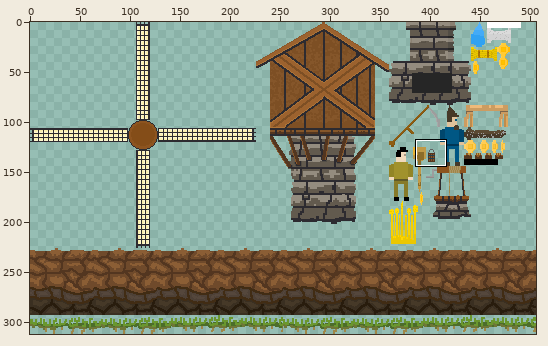
Sprite sheet, stored at assets/images/assets.png. Above: a wide view before the commit, with the close-up outlined.
Close-up. First the earlier version:
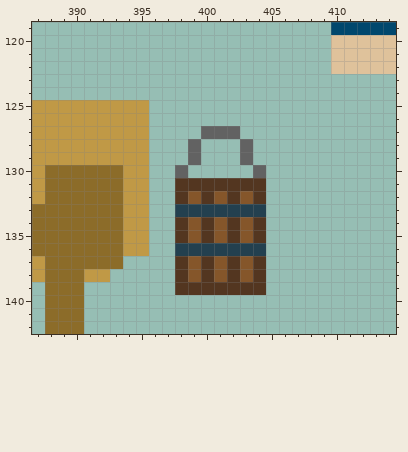
The file is 506x312 pixels. Colours within 5 levels of each other are drawn and written as one. Shown: x 387..414, y 119..142. The commit also changed other parts of the picture, which this record leaves out.
Now the later version:
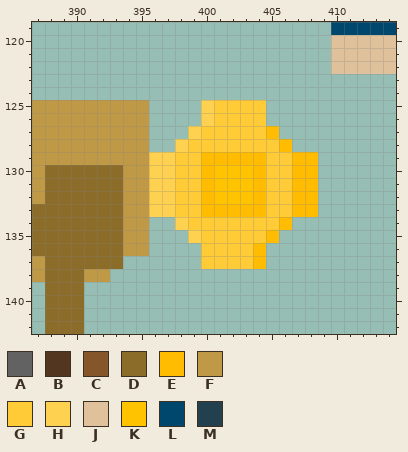
Palette (. is transparent): A #626262  B #533620  C #85562a  D #8c6c29  E #ffbc00  F #c09946  G #ffcb36  H #ffd150  J #dfc29b  K #ffc300  L #00476d  M #23404f
Diff:
@@ x 394..410 @@
 124 .................
-125 FF...............
-126 FF...............
-127 FF....AAA........
-128 FF...A...A.......
-129 FF...A...A.......
-130 FF..A.....A......
-131 FF..BBBBBBB......
-132 FF..BCBCBCB......
-133 FF..MMMMMMM......
-134 FF..BCBCBCB......
-135 FF..BCBCBCB......
-136 FF..MMMMMMM......
-137 ....BCBCBCB......
-138 ....BCBCBCB......
-139 ....BBBBBBB......
+125 FF....HGGGG......
+126 FF....HGGGG......
+127 FF...HGGGGGE.....
+128 FF..HGGGGGGGE....
+129 FFHHGGEEEEEGGEE..
+130 FFHHGGEKKKEGGEE..
+131 FFHHGGEKKKEGGEE..
+132 FFHHGGEKKKEGGEE..
+133 FFHHGGEEEEEGGEE..
+134 FF..HGGGGGGGE....
+135 FF...HGGGGGE.....
+136 FF....GGGGE......
+137 ......GGGGE......
+138 .................
+139 .................
 140 .................
